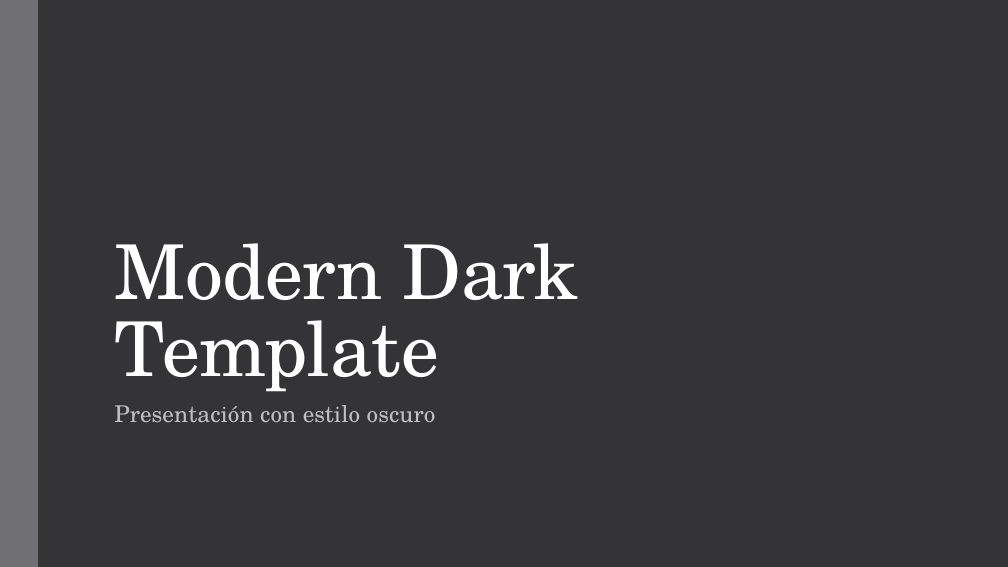
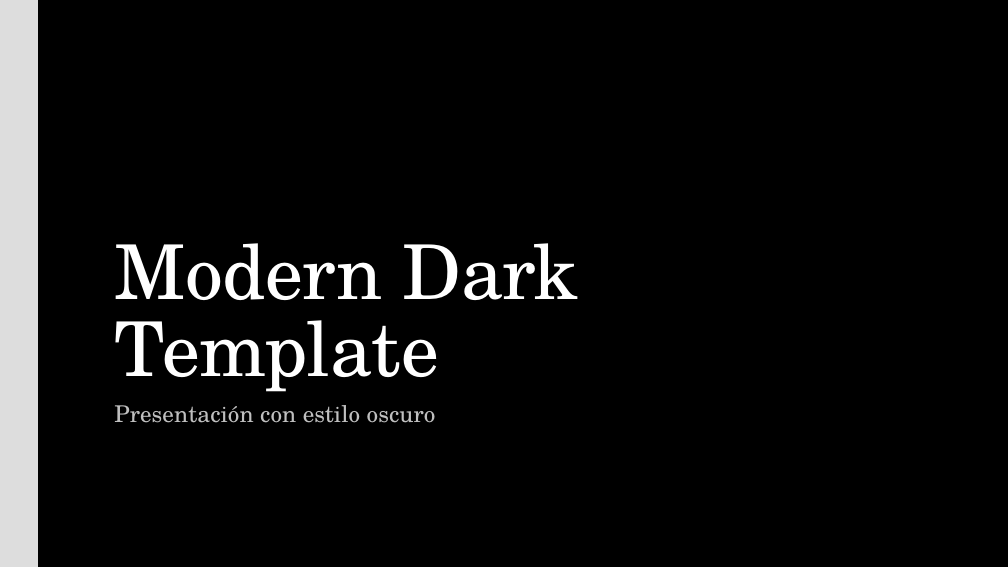
Before and after one commit to braulio-dev/Slidecraft, a slide deck: slide 1 of templates/modern_dark.pptx. Drawn at 1008x567 pixels with LibreOffice and Linux fonts; fonts in the diff are those of the drawing. Boxes give left, top, right and bottom in pixels: in the first picture for what was removed or moved away, otherwise in the second. Text is boxed around its words. In the diff, an @@ line names an element or a change of style, - is before the commit and + after.

Commit message:
update templates

```diff
--- a/templates/modern_dark.pptx
+++ b/templates/modern_dark.pptx
@@ background #353537 to #000000 @@
@@ rectangle at (0,0,38,566): fill #6F6F74 to #DDDDDD @@
```
Also in this commit, not shown: 2 other slides changed, 9 other files.
